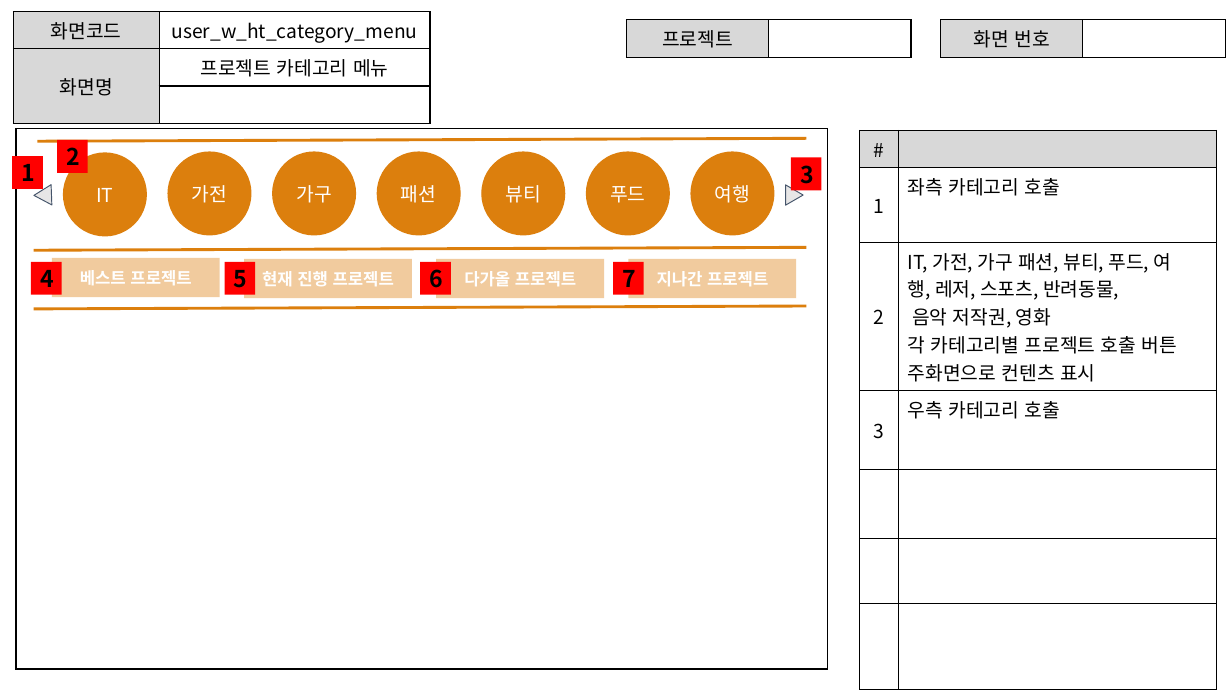
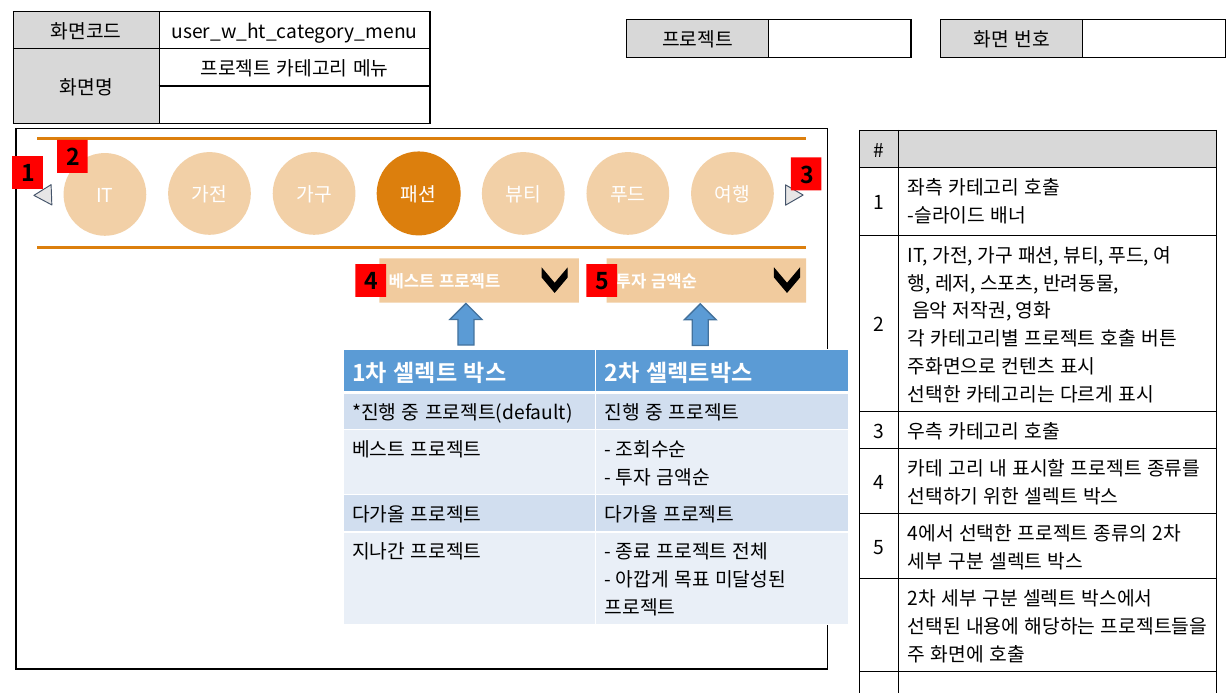
Before and after one commit to ezenteam2/EzenCrowdFunding, a slide deck: slide 2 of project03 화면설계서/project03 - 화면 설계서 - 현태.pptx. Drawn at 1232x693 pixels with LibreOffice and Linux fonts; fonts in the diff are those of the drawing. Boxes give left, top, right and bottom in pixels: in the first picture for what was removed or moved away, otherwise in the second. Text is boxed around its words. In the diff, an @@ line names an element or a change of style, - is before the commit and + after.

```diff
--- a/project03 화면설계서/project03 - 화면 설계서 - 현태.pptx
+++ b/project03 화면설계서/project03 - 화면 설계서 - 현태.pptx
@@ table at (x1=860, y1=130, x2=1217, y2=687) @@
-row 2, column 2: 좌측 카테고리 호출
+row 2, column 2: 좌측 카테고리 호출 / -슬라이드 배너
-row 3, column 2: IT, 가전, 가구 패션, 뷰티, 푸드, 여행, 레저, 스포츠, 반려동물, 음악 저작권, 영화 / 각 카테고리별 프로젝트 호출 버튼 / 주화면으로 컨텐츠 표시
+row 3, column 2: IT, 가전, 가구 패션, 뷰티, 푸드, 여행, 레저, 스포츠, 반려동물, 음악 저작권, 영화 / 각 카테고리별 프로젝트 호출 버튼 / 주화면으로 컨텐츠 표시 / 선택한 카테고리는 다르게 표시
+row 5: 4 | 카테 고리 내 표시할 프로젝트 종류를 선택하기 위한 셀렉트 박스
+row 6: 5 | 4에서 선택한 프로젝트 종류의 2차 세부 구분 셀렉트 박스
+row 7:  | 2차 세부 구분 셀렉트 박스에서 선택된 내용에 해당하는 프로젝트들을 주 화면에 호출
-row 6:  | 
-row 7:  | 
@@ fill #DC7F0D to #DC7F0D at 36% opacity; outline #DC7F0D 1 pt to none in 6 elements at (x1=64, y1=153, x2=147, y2=237), (x1=168, y1=152, x2=251, y2=236), (x1=691, y1=152, x2=775, y2=236), (x1=587, y1=152, x2=670, y2=236), (x1=482, y1=152, x2=566, y2=236), (x1=273, y1=152, x2=356, y2=236) @@
@@ line moved from (33, 250) - (807, 248) to (37, 248) - (807, 248) @@
@@ rectangle removed at (x1=244, y1=259, x2=412, y2=299) @@
-현재 진행 프로젝트
@@ rectangle "4" moved from (x1=31, y1=262, x2=62, y2=294) to (x1=356, y1=264, x2=386, y2=297) @@
@@ rectangle "베스트 프로젝트" resized from (x1=52, y1=258, x2=220, y2=298) to (x1=380, y1=259, x2=579, y2=303) @@
@@ rectangle "베스트 프로젝트" at (x1=380, y1=259, x2=579, y2=303): alignment centre to left @@
@@ rectangle removed at (x1=421, y1=262, x2=451, y2=294) @@
-6
@@ rectangle removed at (x1=436, y1=259, x2=604, y2=299) @@
-다가올 프로젝트
@@ chevron added at (x1=543, y1=269, x2=567, y2=292), fill #000000, outline #000000 1 pt @@
@@ rectangle "5" moved from (x1=225, y1=262, x2=255, y2=294) to (x1=587, y1=264, x2=617, y2=297) @@
@@ rectangle added at (x1=607, y1=259, x2=807, y2=303), fill #DC7F0D at 40% opacity, 13 pt, text #FFFFFF, bold @@
+투자 금액순
@@ rectangle removed at (x1=614, y1=262, x2=644, y2=294) @@
-7
@@ rectangle removed at (x1=628, y1=259, x2=797, y2=299) @@
-지나간 프로젝트
@@ chevron added at (x1=775, y1=269, x2=799, y2=292), fill #000000, outline #000000 1 pt @@
@@ line removed from (33, 309) to (807, 306) @@
@@ down arrow added at (x1=450, y1=303, x2=482, y2=345), fill #5B9BD5, outline #43739E 1 pt @@
@@ down arrow added at (x1=685, y1=304, x2=717, y2=346), fill #5B9BD5, outline #43739E 1 pt @@
@@ table added at (x1=343, y1=349, x2=848, y2=620), 5 rows, 2 columns @@
+1차 셀렉트 박스 | 2차 셀렉트박스
+*진행 중 프로젝트(default) | 진행 중 프로젝트
+베스트 프로젝트 | - 조회수순 / - 투자 금액순
+다가올 프로젝트 | 다가올 프로젝트
+지나간 프로젝트 | - 종료 프로젝트 전체 / - 아깝게 목표 미달성된 프로젝트
```
Also in this commit, not shown: 11 other slides changed, 1 slide added, 4 slides removed, 1 other file.
